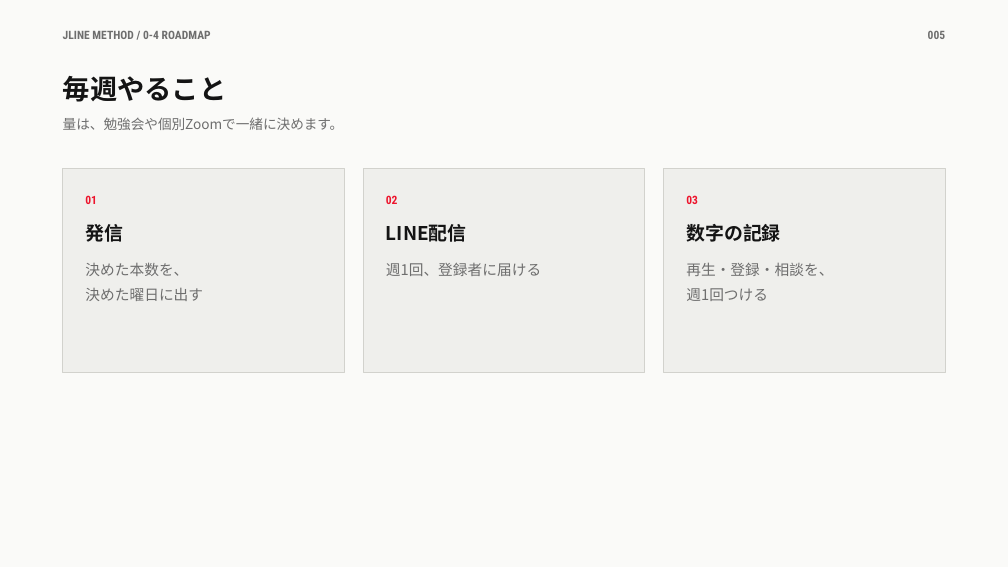
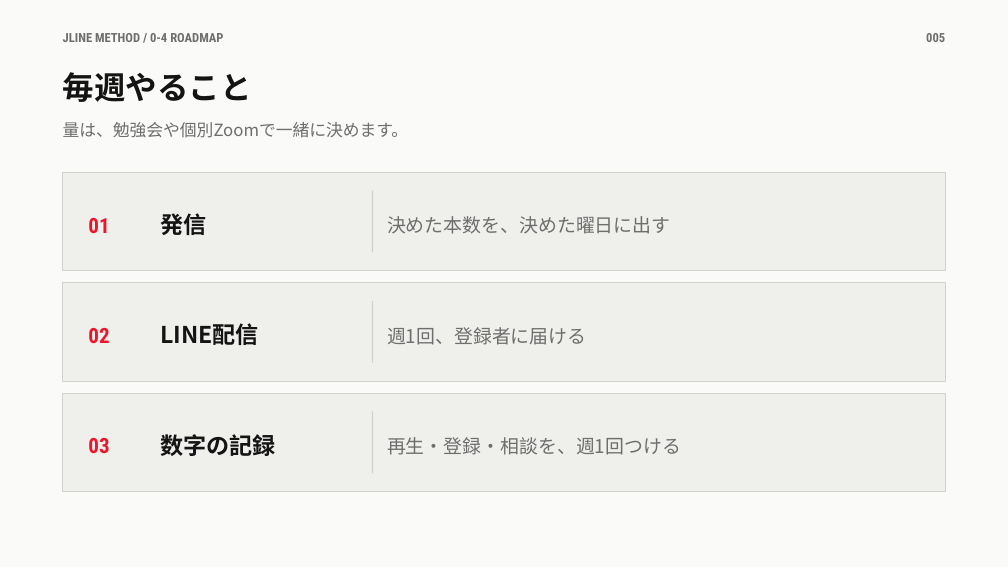
Before and after one commit to takafumisuzuki1117-sys/takafumi_suzuki, a slide deck: slide 5 of JLINEメソッド/教材/0章/0-4_この講座の進め方.pptx. Drawn at 1008x567 pixels with LibreOffice and Linux fonts; fonts in the diff are those of the drawing. Boxes give left, top, right and bottom in pixels: in the first picture for what was removed or moved away, otherwise in the second. Text is boxed around its words. In the diff, an @@ line names an element or a change of style, - is before the commit and + after.

```diff
--- a/JLINEメソッド/教材/0章/0-4_この講座の進め方.pptx
+++ b/JLINEメソッド/教材/0章/0-4_この講座の進め方.pptx
@@ text "JLINE METHOD / 0-4 ROADMAP" at [63,33,223,42]: size 11 to 12 pt @@
@@ text "005" at [926,33,945,42]: size 11 to 12 pt @@
@@ text "毎週やること" at [63,72,252,102]: size 26 to 30 pt; line spacing 1.25 to 1.2 @@
@@ text "量は、勉強会や個別Zoomで一緒に決めます。" at [63,122,408,138]: size 13 to 16 pt @@
@@ rectangle: place and size @@
-rectangle at [63,169,344,373]
+rectangle at [63,172,945,271]
@@ text "01": place and size @@
-text "01" at [85,195,97,204]
+text "01" at [88,218,109,233]
@@ text "発信": place and size @@
-text "発信" at [85,224,123,242]
+text "発信" at [160,213,206,235]
@@ text "決めた本数を、決めた曜日に出す" at [387,216,671,234]: vertical alignment top to middle @@
@@ rectangle removed at [664,169,945,373] @@
@@ rectangle added at [372,191,373,253], fill #D2D2CD @@
@@ text at [387,216,671,234]: text changed; size 14 to 18 pt @@
-決めた本数を、
-決めた曜日に出す
+決めた本数を、決めた曜日に出す
@@ rectangle: place and size @@
-rectangle at [363,169,644,373]
+rectangle at [63,283,945,381]
@@ text "02": place and size @@
-text "02" at [386,195,398,204]
+text "02" at [88,328,109,343]
@@ text "LINE配信": place and size @@
-text "LINE配信" at [386,224,467,242]
+text "LINE配信" at [160,323,259,345]
@@ text "週1回、登録者に届ける": place and size @@
-text "週1回、登録者に届ける" at [386,263,541,276]
+text "週1回、登録者に届ける" at [387,327,586,345]
@@ text "週1回、登録者に届ける" at [387,327,586,345]: size 14 to 18 pt; line spacing 1.4 to 1.35; vertical alignment top to middle @@
@@ rectangle added at [372,301,373,363], fill #D2D2CD @@
@@ rectangle added at [63,393,945,492], fill #EFEFEC, outline #D2D2CD 0.75 pt @@
@@ size 11 to 20 pt; vertical alignment top to middle in 3 elements at [88,218,109,233], [88,328,109,343], [88,438,109,453] @@
@@ text "03": place and size @@
-text "03" at [686,195,698,204]
+text "03" at [88,438,109,453]
@@ size 18 to 22 pt; vertical alignment top to middle in 3 elements at [160,213,206,235], [160,323,259,345], [160,434,275,456] @@
@@ text "数字の記録": place and size @@
-text "数字の記録" at [686,224,781,242]
+text "数字の記録" at [160,434,275,456]
@@ rectangle added at [372,411,373,473], fill #D2D2CD @@
@@ text "再生・登録・相談を、週1回つける" at [387,437,681,455]: vertical alignment top to middle @@
@@ text at [387,437,681,455]: text changed; size 14 to 18 pt @@
-再生・登録・相談を、
-週1回つける
+再生・登録・相談を、週1回つける
```
Also in this commit, not shown: 9 other slides changed, 9 other files.
